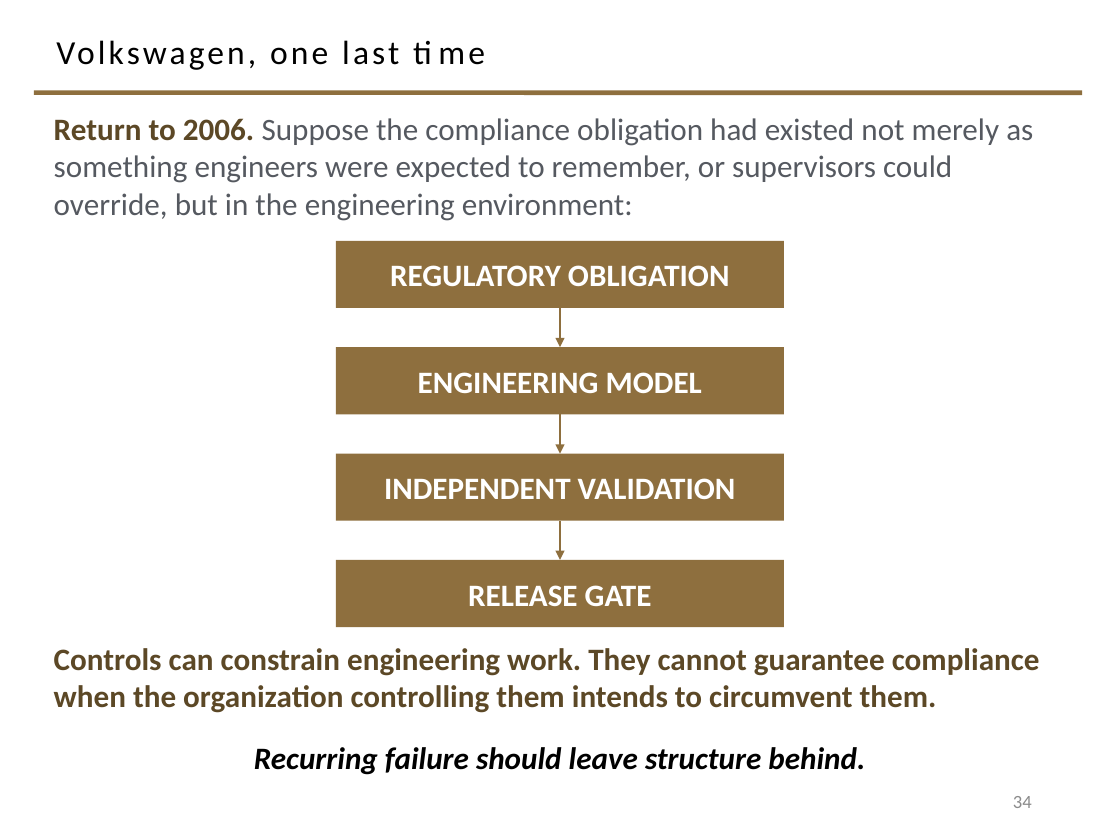
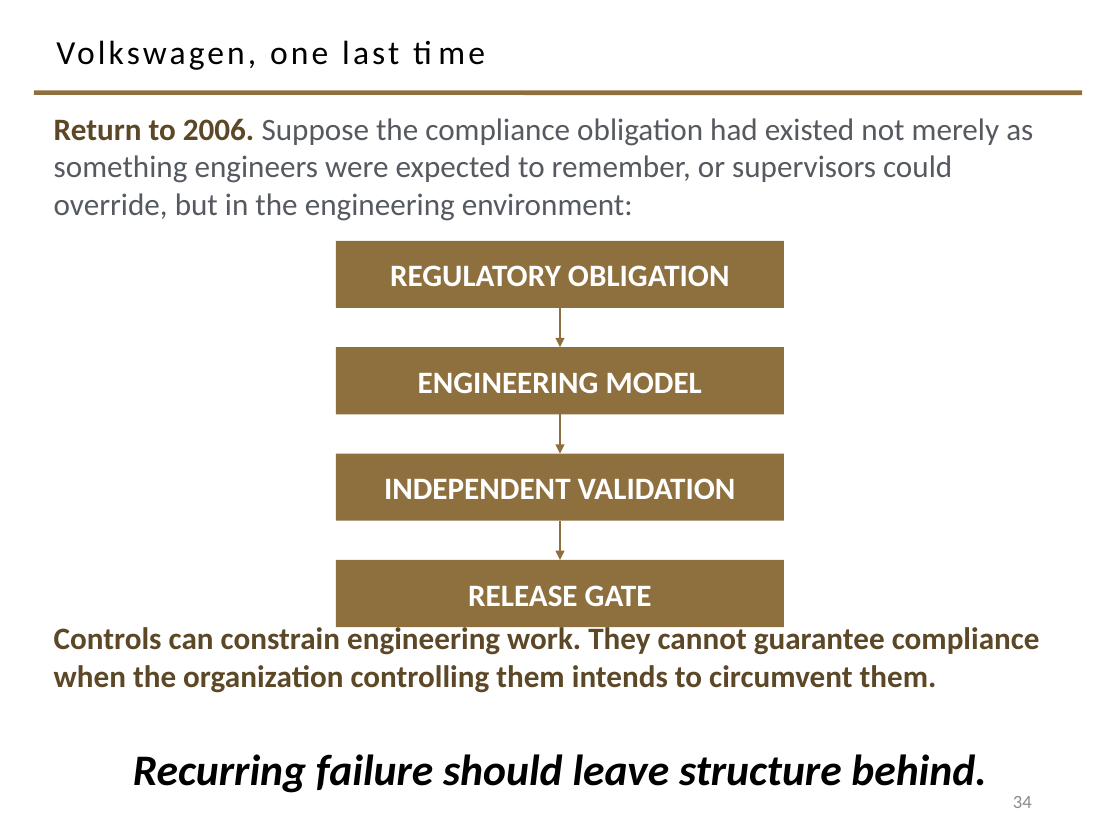
Before and after one commit to davisjam/model-based-agentic-software-engineering, a slide deck: slide 34 of course/lectures/act-2-delegation-and-control/04-failure-aware-engineering/2-4-Failure-Aware-Engineering.pptx. Drawn at 1120x840 pixels with LibreOffice and Linux fonts; fonts in the diff are those of the drawing; background and template pictures are left out. Boxes give left, top, right and bottom in pixels: in the first picture for what was removed or moved away, otherwise in the second. Text is boxed around its words. In the diff, an @@ line names an element or a change of style, - is before the commit and + after.

```diff
--- a/course/lectures/act-2-delegation-and-control/04-failure-aware-engineering/2-4-Failure-Aware-Engineering.pptx
+++ b/course/lectures/act-2-delegation-and-control/04-failure-aware-engineering/2-4-Failure-Aware-Engineering.pptx
@@ text "Controls can constrain engineering work. ..." rewrapped from (x1=54, y1=648, x2=1040, y2=713) to (x1=54, y1=623, x2=1040, y2=693) @@
@@ text "Recurring failure should leave structure ..." at (x1=133, y1=754, x2=986, y2=793): size 20 to 28 pt @@
```
Also in this commit, not shown: 2 other slides changed.
